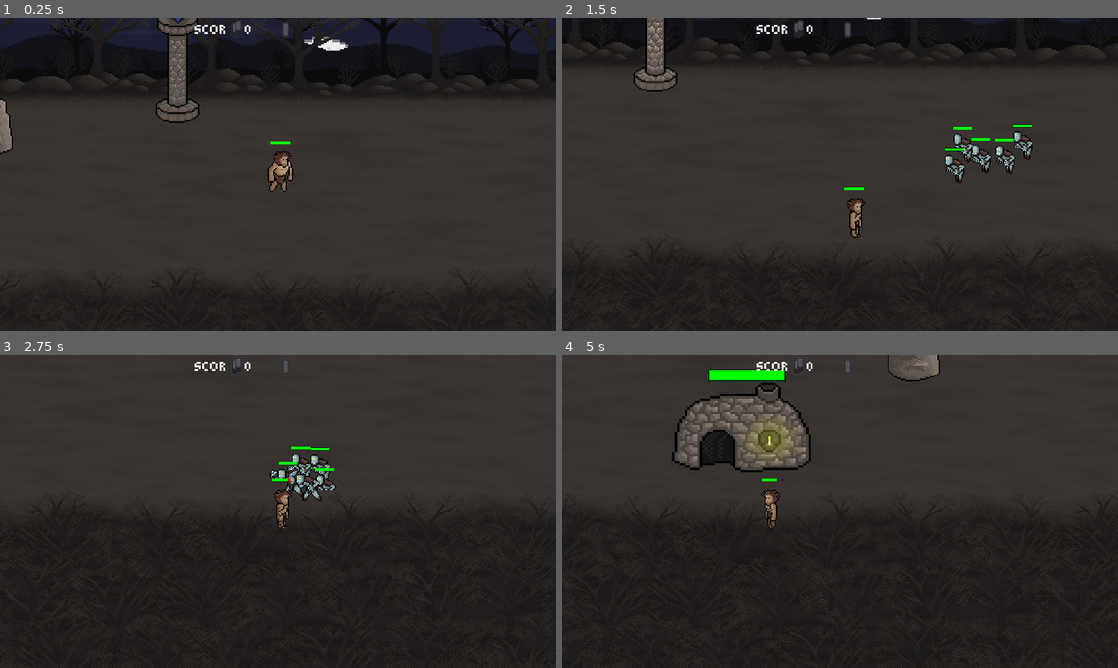
Above: before the commit, frames 1-4 (two rows, left to right).
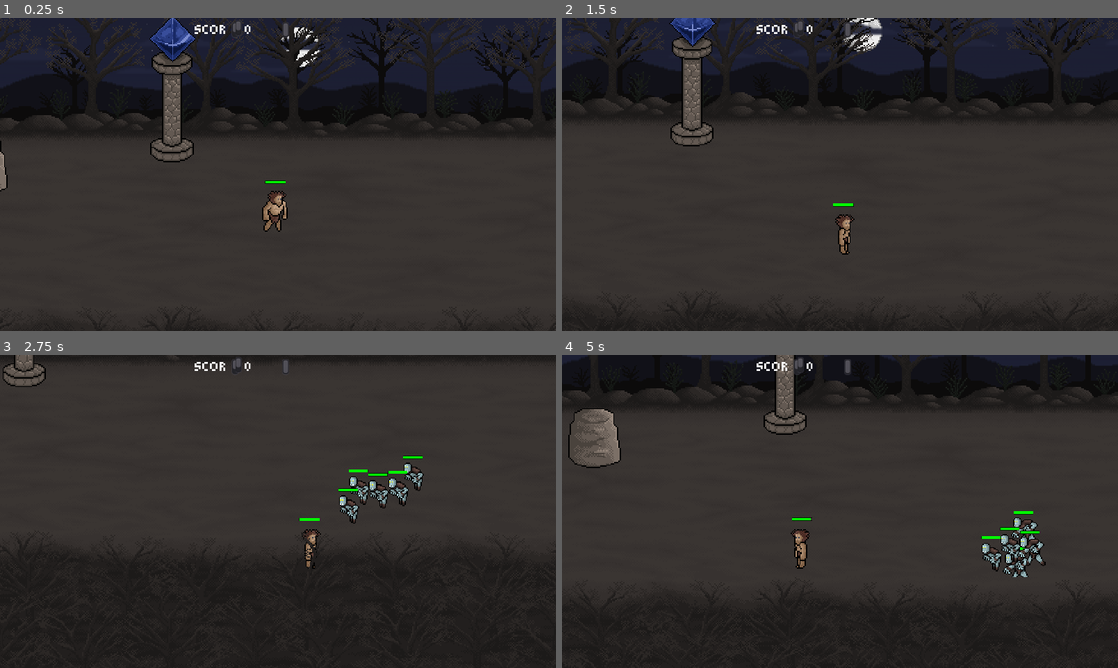
Above: after the commit, the same moments.

Repository: DigitalDenizen/FearAndLight
Game: Godot game, scene res://Main_World.tscn
Same seed, same stepped clock (60 frames per second), same inputs: the game is played once before the commit and once after it. The engine's default icon, where the game draws it, is replaced by a stand-in: a white triangle on a blue panel in a dark square.
Inputs (mouse positions are in pixels of both pictures, inside the frame that each line leads up to):
- Up to frame 1 (0.25 s): no input
- Up to frame 2 (1.5 s): move the mouse to (739, 105) at 0.52 s; hold D (move_right) 0.53-1.28 s; click (739, 105) at 0.67 s; move the mouse to (728, 190) at 1.27 s; hold S (move_down) from 1.28 s (still down)
- Up to frame 3 (2.75 s): move the mouse to (333, 442) at 2.02 s; release S (move_down) at 2.03 s; hold D (move_right) from 2.03 s (still down)
- Up to frame 4 (5 s): move the mouse to (812, 574) at 2.77 s; release D (move_right) at 2.78 s; hold W (move_up) 2.78-3.53 s; click (812, 574) at 2.92 s; move the mouse to (1006, 558) at 3.52 s; hold A (move_left) from 3.53 s (still down); move the mouse to (673, 464) at 4.27 s

The runs differ from the first frame. In frame 1, 23% of the frame differs, in the area x 0-100%, y 0-99%; in frame 2, 26%, in the area x 0-100%, y 0-94%; in frame 3, 5.6%; in frame 4, 26%.

Commit message:
Updated sky and chars
updated moon size and position
updated star mist size and position
updated player movement speed
updated zombie movement speed

Diff:
--- a/Characters/Player.gd
+++ b/Characters/Player.gd
@@ -1,6 +1,6 @@
 extends KinematicBody2D
 
-const MOVE_SPEED = 300
+const MOVE_SPEED = 150
 signal shoot(fireball, mouse_pos, player_pos)
 signal melee(melee, mouse_pos, player_pos)
 signal health_updated(health)
--- a/Characters/Zombie.gd
+++ b/Characters/Zombie.gd
@@ -4,7 +4,7 @@
 signal melee(melee, player_pos, zombie_pos)
 signal killed()
 
-const MOVE_SPEED = 75
+const MOVE_SPEED = 38
 export (float) var max_health = 100
 onready var health = max_health setget _set_health
 onready var itemDrop_scene = preload("res://Characters/Item_Drops/Item_Drop.tscn")
--- a/Main_World.tscn
+++ b/Main_World.tscn
@@ -23,6 +23,7 @@
 z_index = 11
 
 [node name="Camera2D" type="Camera2D" parent="Player"]
+position = Vector2( 4.24744, -30.6759 )
 scale = Vector2( 0.646373, 0.360952 )
 current = true
 zoom = Vector2( 0.5, 0.5 )
--- a/scenes/ParallaxBackground.tscn
+++ b/scenes/ParallaxBackground.tscn
@@ -27,15 +27,13 @@
 motion_scale = Vector2( 0, 1 )
 
 [node name="Moon_2" type="Sprite" parent="Moon_Sky_Mist"]
-position = Vector2( 2.65369, 66.3422 )
-scale = Vector2( 2, 2 )
+position = Vector2( 1.06065, 27.5772 )
 z_index = 2
 texture = ExtResource( 1 )
 centered = false
 
 [node name="Upper_Sky_Star_Mist_2" type="Sprite" parent="Moon_Sky_Mist"]
-position = Vector2( 0, -490 )
-scale = Vector2( 2, 2 )
+position = Vector2( 0, -245 )
 z_index = 2
 texture = ExtResource( 2 )
 centered = false
